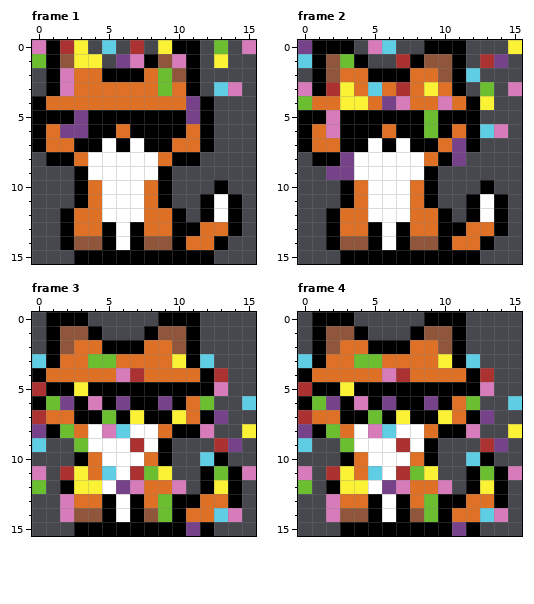
Edited in one commit: pixel-art file (artwork/animals/3_party_vos.aseprite). The picture above is the old version.
16x16 pixels, 10 frames. Shown: frame 1, frame 2, frame 3, frame 4. The commit also changed other frames, which this record leaves out.
Once edited:
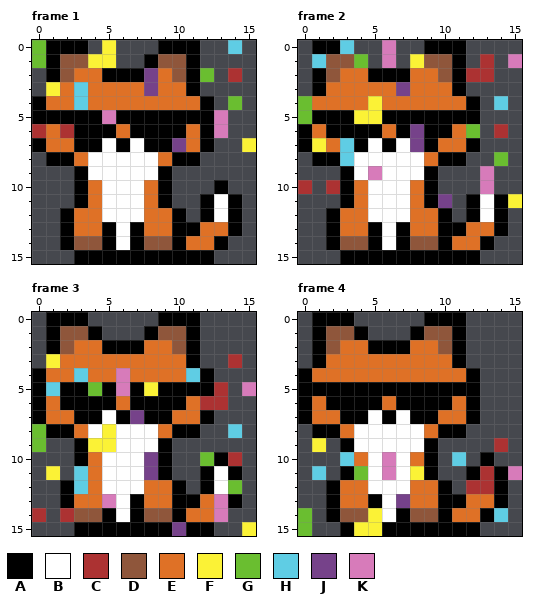
Palette (. is transparent): A #000000  B #ffffff  C #ac3232  D #8f563b  E #df7126  F #fbf236  G #6abe30  H #5fcde4  J #76428a  K #d77bba
Author's note on the commit: Party vos: only 4 frames
The exact change:
layer "Layer 2" now hidden
layer "Layer 3" added
Changed rows in their new state; - is an unchanged pixel.
Frame 1:
first column x 0:
 0 G-AA-F-.-A---.H.
 1 ---D-F..--D--.--
 2 --D-----JE--G-C-
 3 -FEH----JE---..-
 4 ---H-------E--G-
 5 ---A-K-----A-K--
 6 C-CA---------K--
 7 ----------J----F
Frame 2:
first column x 0:
 0 .--H-.K--------.
 1 .H-DG-K.F-----.K
 2 ------------CC--
 3 .-EE-E-J-E---.-.
 4 ---EEFEE--E--.H-
 5 G-A-FF---A------
 6 --A-----JA--G.C-
 7 -F-H----J--E----
 8 ---H-------A--G-
 9 --.A-K-------K--
10 C-C----------K--
11 ----------J----F
Frame 3:
first column x 0:
 3 .F--EE----E-.-C-
 4 ---H---E---H-.--
 5 AH-AG-K-F----C-K
 6 -EA-A-E--A--CC-.
 7 A----B-J--E--.--
 8 G-A--FB-----.-H.
 9 G--AFF-B-----..-
10 --------J---G-C-
11 .F.H-B-BJA---B-.
12 .--HE-BB--A--BG-
13 --A--K---E---K--
14 C-C------D---K.-
15 ----------JA---F
Frame 4:
first column x 0:
 3 .---EE----E-.---
 4 ------EE-----.--
 5 A--A---------.--
 6 -EA-A-E--A--A--.
 7 A----B-B--E--.--
 8 .-A--BB-----.--.
 9 .F-A---B-----.C-
10 ---H--K----H.---
11 .H.AGBKBFA---C--
12 .--EE-BB--A-CC--
13 --A----J-E------
14 G-A--F---D---AH-
15 G---FF-----A----
Boxes around the changes in both pictures, in picture pixels (x1, y1, x2, y2):
changed: (32, 40, 256, 152)
changed: (298, 40, 522, 208)
changed: (32, 354, 256, 536)
changed: (298, 354, 522, 536)
